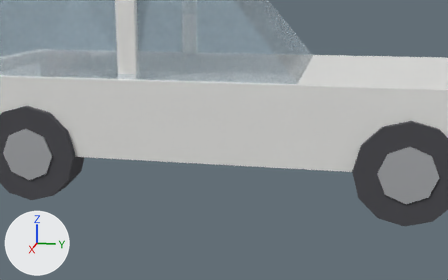
Renders of the glTF model assets/models/outdoor/car_hatchback_white.glb from each side of a commit.
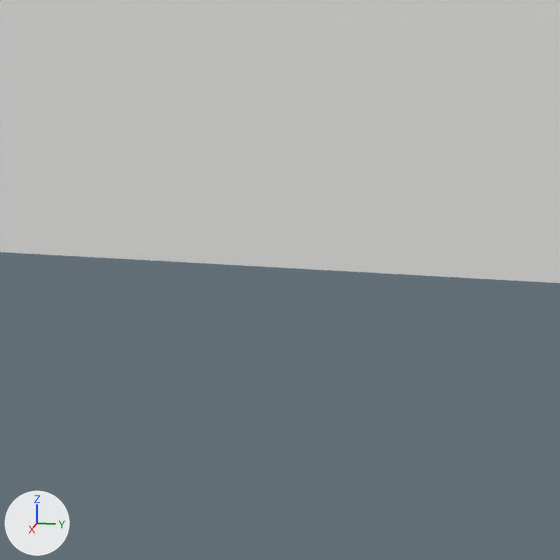
The first picture shows the older version from a 50 mm camera at (4.433, 0.838, 1.35) aimed at (-0.046, -0.058, 0.23). The close-ups show the older and then the newer version on the part from 39% to 59% of the width and 44% to 75% of the height of that picture. Only the edits that show in the close-ups are written down. The lights are fixed; the arrows at lower left show +X, +Y and +Z. Where no turn or scale is listed for an object, it has been applied to the vertices.

The scene before the commit, as lines of its bpy script (objects in view):
```python
me_body = bpy.data.meshes.new('body')
me_body.from_pydata(...)  # 104 vertices, 156 faces; spans x -0.87..0.87, y -2.03..2.03, z 0.28..1.46
# faces by material slot: [48, 12, 48, 24, 24]
me_body.materials.append(mat_body)  # white #f7f7f5
me_body.materials.append(mat_glass)  # blue #cee7f6
me_body.materials.append(mat_black)  # dark grey #45454b
me_body.materials.append(mat_headlight)  # white #fdf9e7, glowing light grey #cac7b8
me_body.materials.append(mat_taillight)  # red #e75050, glowing red #aa3838
ob_body = bpy.data.objects.new('body', me_body)
ob_body.location = (0.0, 0.0, 0.0)
```
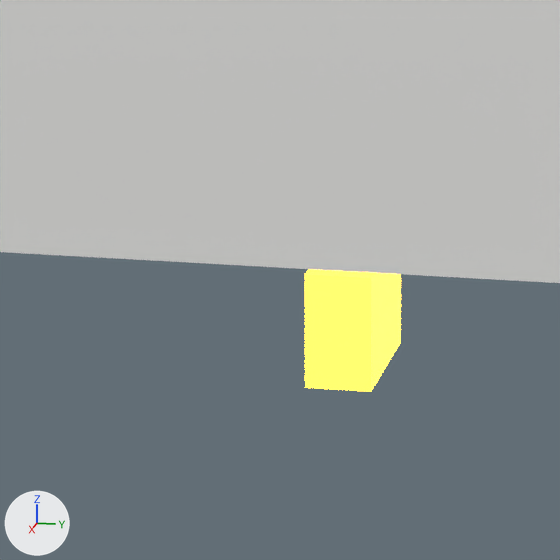
Where the change shows, as pixel boxes [x1, y1, x2, y2] in the close-ups (560 x 560 px):
'haz_rr', added (yellow)
    after: [305, 269, 401, 392]

Diff of the bpy script that builds the scene:
```diff
--- a/assets/models/outdoor/car_hatchback_white.glb.py
+++ b/assets/models/outdoor/car_hatchback_white.glb.py
@@ mat_hazard @@
+mat_hazard = principled_material('hazard')
+mat_hazard.base_color = (1.0, 0.62, 0.05)  # yellow #ffce3f
+mat_hazard.roughness = 0.3
+mat_hazard.emission_color = (1.0, 0.62, 0.05)  # yellow #ffce3f
+mat_hazard.emission_strength = 3.0
@@ me_haz_rr @@
+me_haz_rr.from_pydata(...)  # a box spanning x -0.9..-0.7, y 1.93..2.01, z -0.69..-0.55
+me_haz_rr.materials.append(mat_hazard)  # yellow #ffce3f, glowing yellow #ffce3f
@@ ob_haz_rr @@
+ob_haz_rr = bpy.data.objects.new('haz_rr', me_haz_rr)
+ob_haz_rr.location = (0.8, -1.97, 0.62)
```
